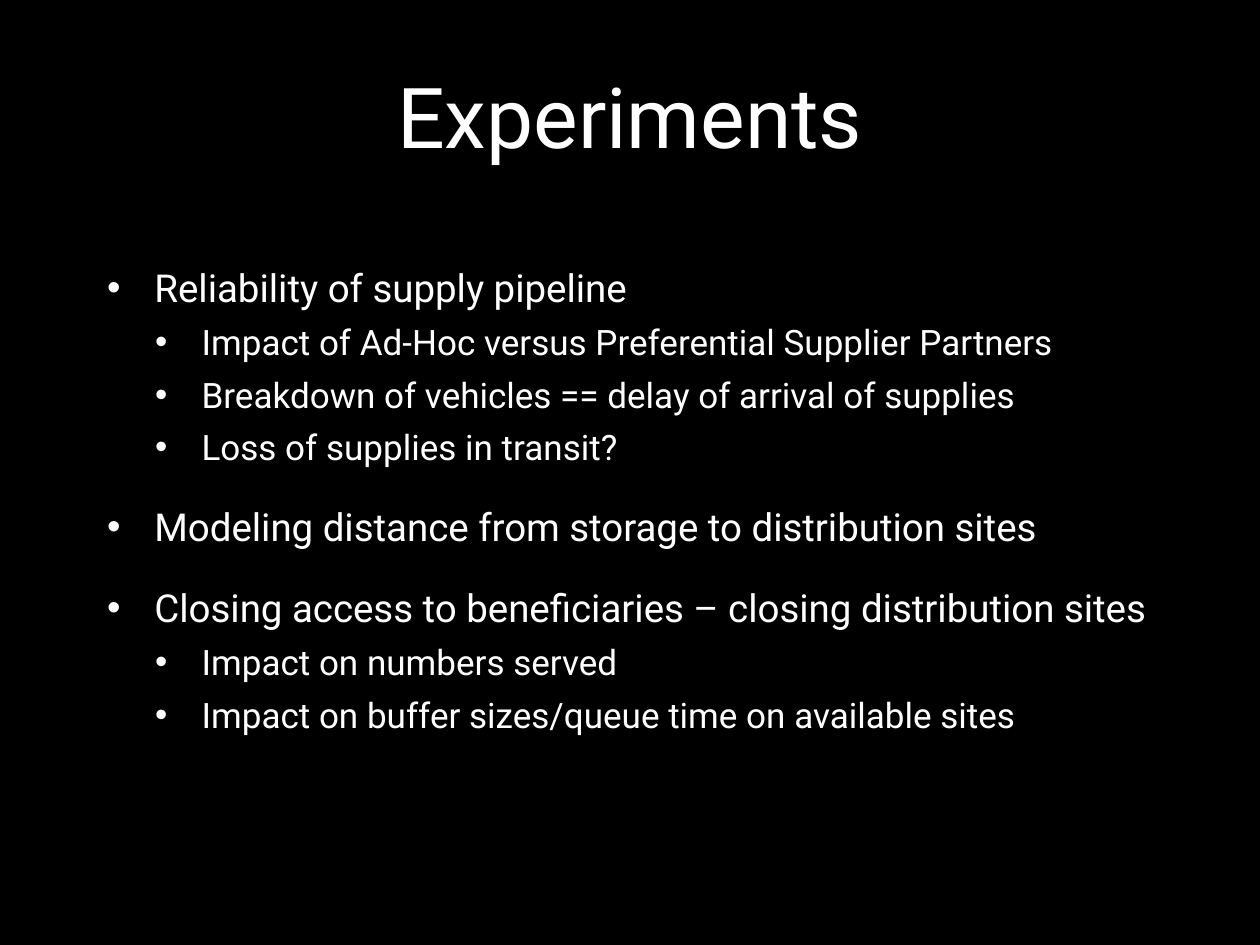
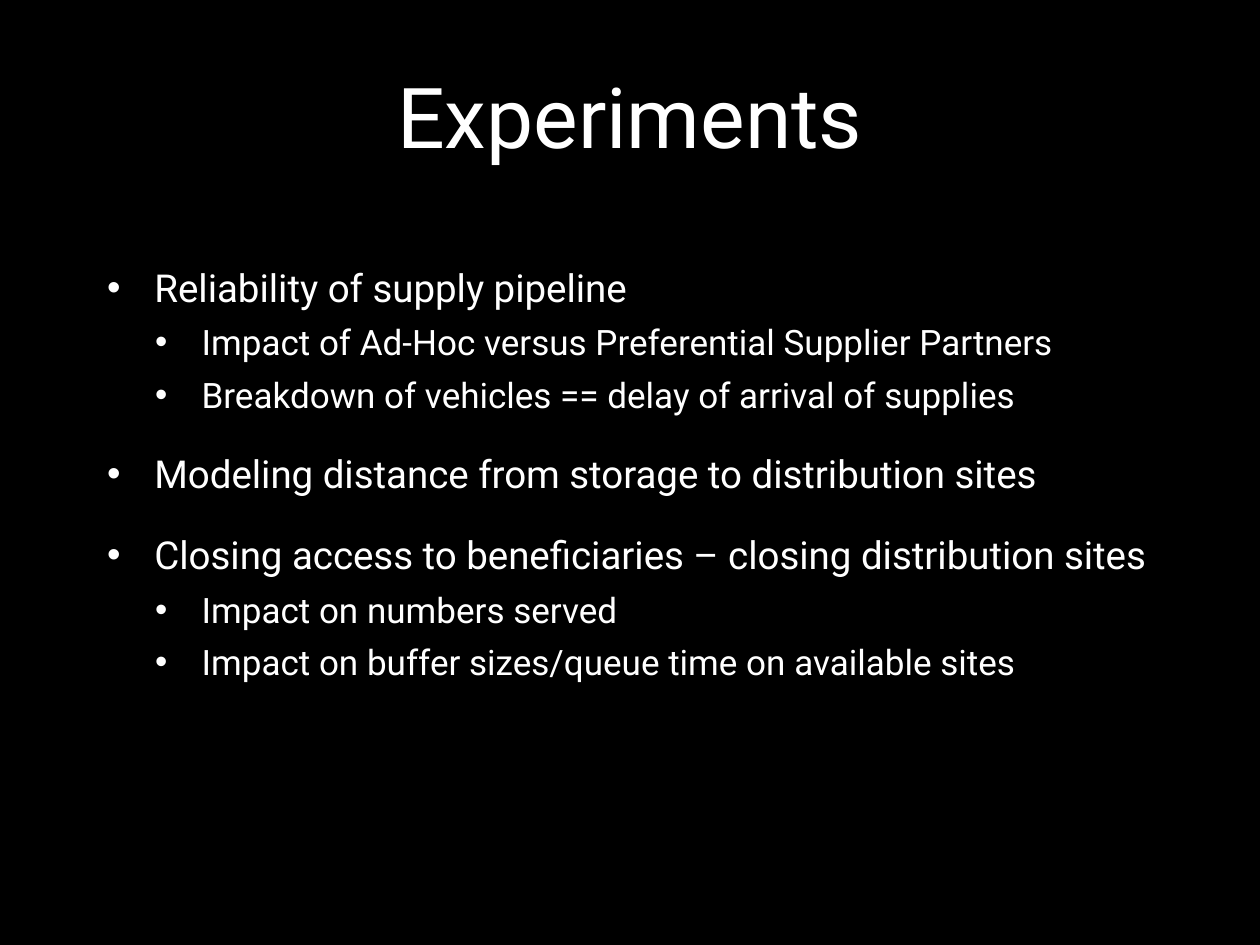
Before and after one commit to dwdii/DisasterReliefSim, a slide deck: slide 10 of presentation/Disaster_Relief_Sim_PPT.pptx. Drawn at 1260x945 pixels with LibreOffice and Linux fonts; fonts in the diff are those of the drawing; background and template pictures are left out. Boxes give left, top, right and bottom in pixels: in the first picture for what was removed or moved away, otherwise in the second. Text is boxed around its words. In the diff, an @@ line names an element or a change of style, - is before the commit and + after.

Commit message:
Sorry - checking in the right PPT after our call

```diff
--- a/presentation/Disaster_Relief_Sim_PPT.pptx
+++ b/presentation/Disaster_Relief_Sim_PPT.pptx
@@ text at (202,433,618,467): paragraph removed @@
-  • Loss of supplies in transit?
```
